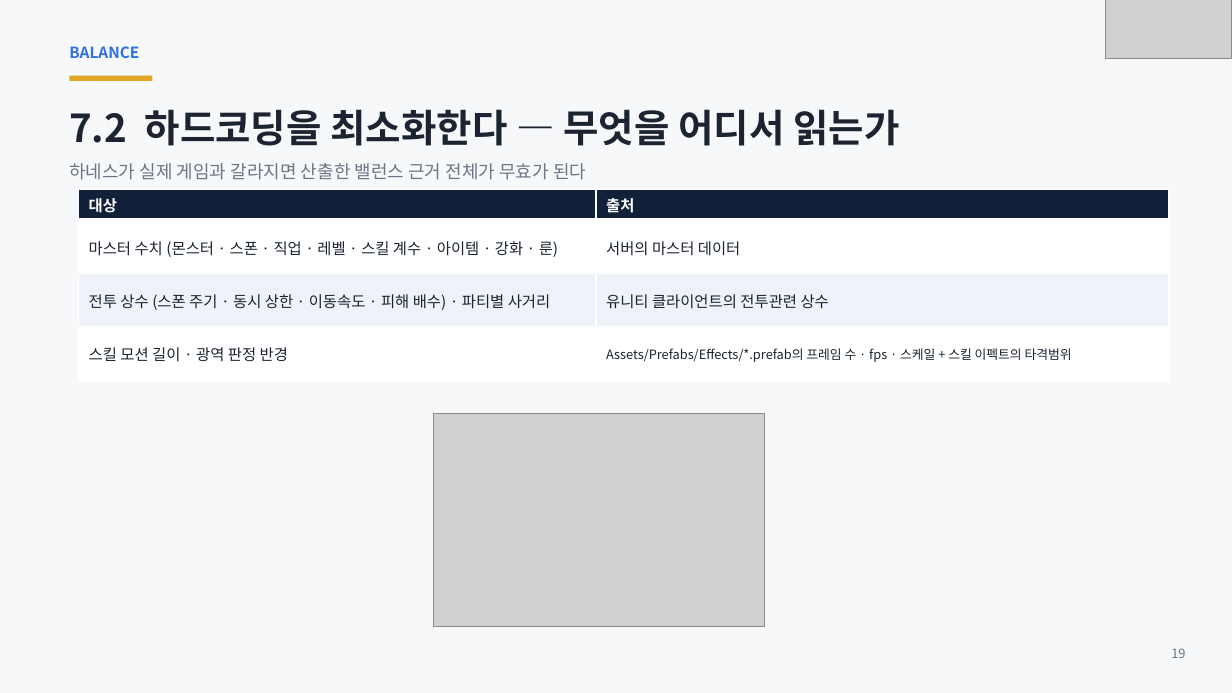
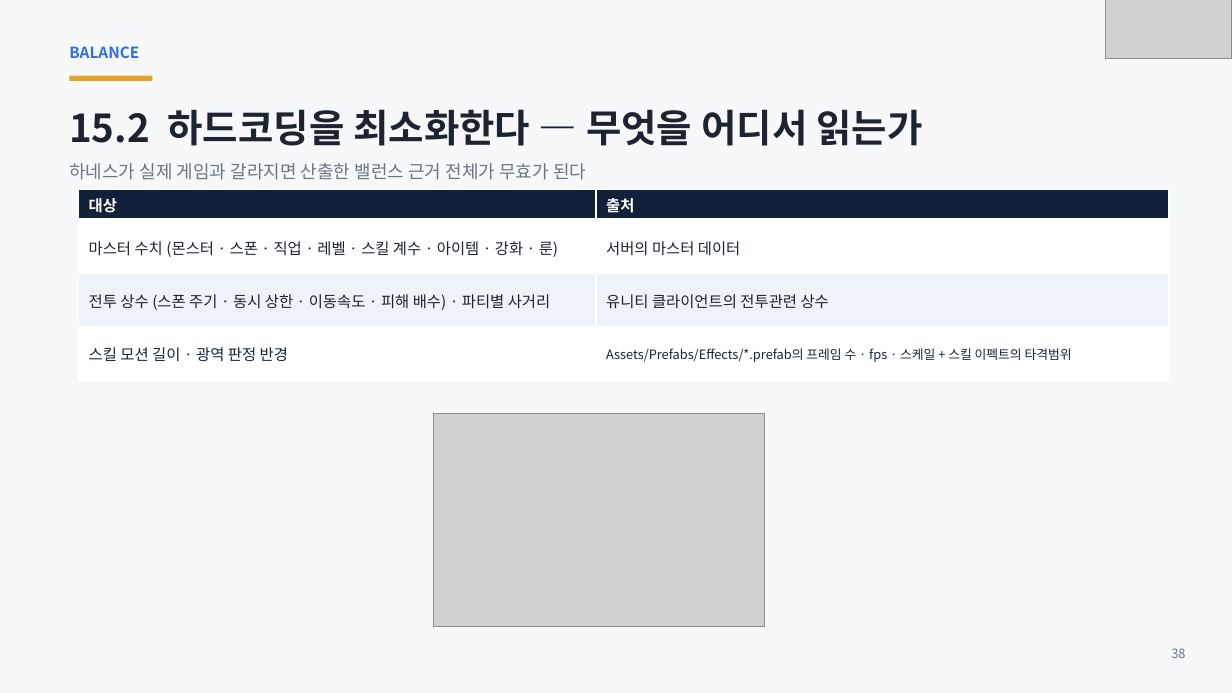
Before and after one commit to ks-wook/com2us-taskbar-hero, a slide deck: slide 37 of docs/com2us-taskbar-hero-발표자료.pptx (slide 19 before the commit). Drawn at 1232x693 pixels with LibreOffice and Linux fonts; fonts in the diff are those of the drawing; grey boxes stand for pictures. Boxes give left, top, right and bottom in pixels: in the first picture for what was removed or moved away, otherwise in the second. Text is boxed around its words. In the diff, an @@ line names an element or a change of style, - is before the commit and + after.

```diff
--- a/docs/com2us-taskbar-hero-발표자료.pptx
+++ b/docs/com2us-taskbar-hero-발표자료.pptx
@@ text at bbox=[69, 109, 922, 146]: text changed @@
-7.2 하드코딩을 최소화한다 — 무엇을 어디서 읽는가
+15.2 하드코딩을 최소화한다 — 무엇을 어디서 읽는가
@@ text at bbox=[1171, 648, 1185, 658]: text changed @@
-19
+38
```
Also in this commit, not shown: 32 other slides changed, 5 slides added, 3 slides removed.
